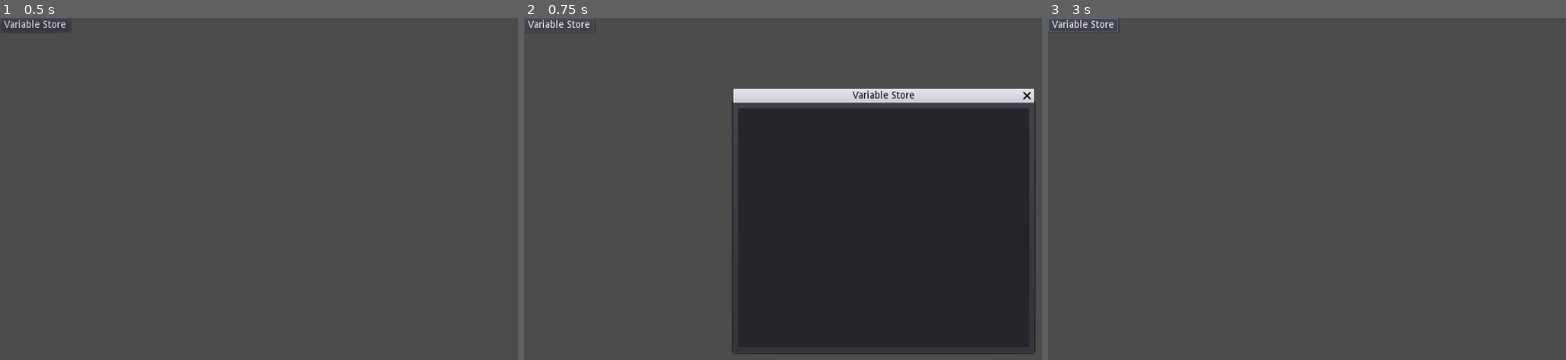
Above: before the commit, frames 1-3 (left to right).
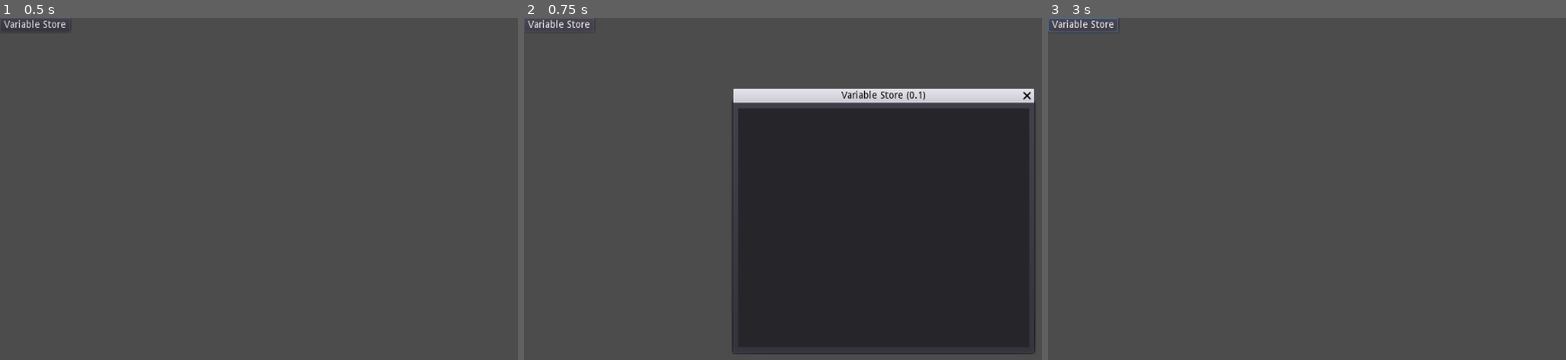
Above: after the commit, the same moments.

Repository: Variable-Interactive/Variable-Store
Game: Godot game, scene res://src/Extensions/VariableStore/Store/Store.tscn
Same seed, same stepped clock (60 frames per second), same inputs: the game is played once before the commit and once after it. The project has no main scene, so this scene is started directly.
Inputs:
- Up to frame 1 (0.5 s): no input
- Up to frame 2 (0.75 s): click "Variable Store" at 0.5 s
- Up to frame 3 (3 s): click "Variable Store" at 1.25 s; click "Variable Store" at 2 s; tap Enter at 2.75 s

Frame 1 is identical in both runs. In frame 2, 0.2% of the frame differs, in the area x 61-78%, y 21-25%; in frame 3, nothing differs.

Commit message:
Updated to version 1.0

Diff:
--- a/Code/VariableStore/src/Extensions/VariableStore/Store/Store.gd
+++ b/Code/VariableStore/src/Extensions/VariableStore/Store/Store.gd
@@ -6,11 +6,13 @@
 var extension_path: String = ""
 
 #### Usage:
-### Change the "store_link" and "download_file" variables to your choice
+### Change the "store_version", "store_link" and "download_file" variables to your choice
 ### Don't touch anything else
 var download_file: String = "variable_info.txt" #File can be of any name you want
 var store_link: String = "https://raw.githubusercontent.com/Variable-ind/Pixelorama-Extensions/master/store_info.txt"
+var store_version: float = 0.1
 
+var new_version_available := false
 ### Principle/Setup:
 #  1) Make a file in the repository and store all the extensions inside it in
 #     the form of
@@ -42,7 +44,11 @@
 
 
 func _on_Store_about_to_show() -> void:
-	#clear old entries
+	# Display Version
+	if !window_title.ends_with(str(" (", store_version, ")")):
+		window_title += str(" (", store_version, ")")
+
+	#Clear old entries
 	for entry in content.get_children():
 		entry.queue_free()
 
@@ -65,13 +71,27 @@
 	if result == HTTPRequest.RESULT_SUCCESS:
 		var file = File.new()
 		var _error = file.open(str(extension_path,download_file), File.READ)
+		var version :float
 
-		var dummy_number = 0  # I don't need the first line of file
+		var dummy_number = 1
 		while not file.eof_reached():
 			var info = str2var(file.get_line())
-			if dummy_number > 0:
-				if typeof(info) == TYPE_ARRAY:
-					add_entry(info)
+			if typeof(info) == TYPE_REAL:
+				# check version
+				version = info
+				if version > store_version:
+					new_version_available = true
+			elif typeof(info) == TYPE_ARRAY:
+				if dummy_number >= 3:
+					if new_version_available:
+						if dummy_number == 3:
+							var label := Label.new()
+							label.text = str("Version ", version, " is Available")
+							content.add_child(label)
+							add_entry(info)  # Announce update
+					else:
+						if dummy_number > 3:  # The first 3 lines of file are Store-related and are excluded
+							add_entry(info)
 			dummy_number += 1
 		file.close()
 		var dir := Directory.new()
Not shown, changed: Code/VariableStore/export_presets.cfg
